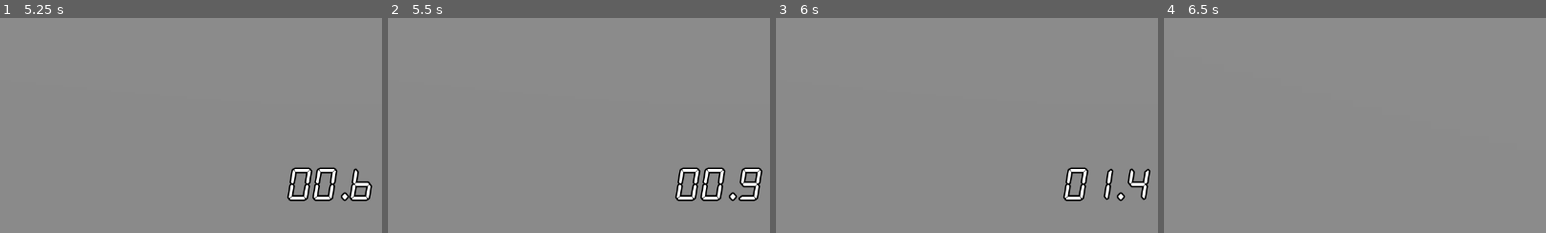
Above: before the commit, frames 1-4 (left to right).
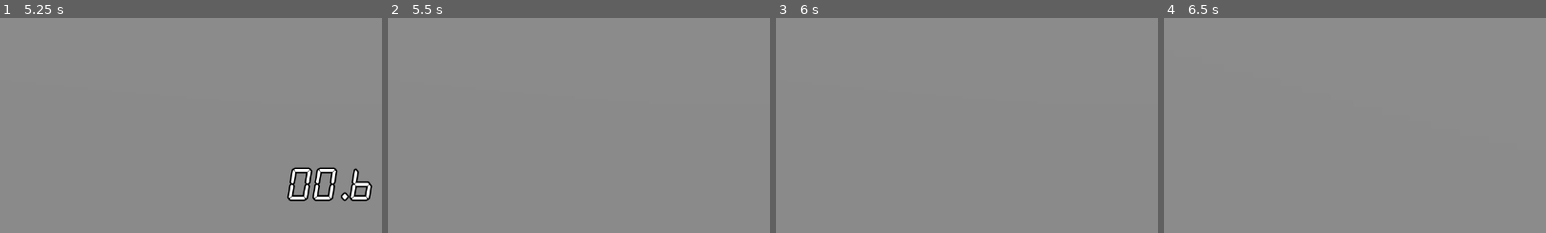
Above: after the commit, the same moments.

Repository: Laks0/weighted-dice-3d
Game: Godot game, scene res://Scenes/MainMenu/MainMenu.tscn
The game is run twice, just before and just after one commit, with the same random seed, the same clock (stepped at 60 frames per second) and the same inputs.
Inputs:
- Up to frame 1 (5.25 s): click "Vamo" at 0.5 s; click "Start" at 1.25 s; tap Enter (grab_mouse) at 2, 4.35 s; hold D (move_right_kb) 2.03-2.78 s; tap Backspace (die) at 2.1, 2.85, 3.8, 4.55 s; hold S (move_down_kb) 2.78-3.53 s; hold D (move_right_kb) 3.53-4.28 s; tap Alt (grab_kb2) at 3.6 s; hold W (move_up_kb) 4.28-5.03 s; tap Space at 5 s; hold A (move_left_kb) from 5.03 s (still down); tap Down (move_down_kb2) at 5.1 s
- Up to frame 2 (5.5 s): keep holding A (move_left_kb); tap Backspace (die) at 5.3 s
- Up to frame 3 (6 s): keep holding A (move_left_kb); tap Left (move_left_kb2) at 5.85 s
- Up to frame 4 (6.5 s): keep holding A (move_left_kb); tap Backspace (die) at 6.05 s
The pictures show only the part of the screen within x 6-56%, y 50-100%; the shares and areas given below are measured in that part.

Frame 1 is identical in both runs. In frame 2, 1.9% of the frame differs, in the area x 75-98%, y 69-86%; in frame 3, 1.3%; in frame 4, nothing differs.

Commit message:
Animación correcta cuando se mueren todos los monigotes

Diff:
--- a/Scenes/Arena/Arena.gd
+++ b/Scenes/Arena/Arena.gd
@@ -65,10 +65,8 @@
 	monigotes.erase(mon)
 
 	if monigotesAlive == 1:
-		await get_tree().create_timer(.8).timeout
 		emit_signal("gameEnded", monigotes[0])
 	if monigotesAlive == 0:
-		await get_tree().create_timer(.8).timeout
 		emit_signal("gameEnded", mon)
 
 func getMainLight() -> DirectionalLight3D:
--- a/Scenes/Arena/Arena2d.gd
+++ b/Scenes/Arena/Arena2d.gd
@@ -2,12 +2,8 @@
 
 func _ready():
 	%Arena.connect("gameEnded", $EndGameAnimation.startAnimation)
-	%Arena.connect("gameEnded", endGame)
 
 func _process(_delta):
 	%HiResTexture.texture = %Arena.getHiResTexture()
 	%HiResTexture.material.set_shader_parameter("fullTexture", %Arena.getFullTexture())
 	%HiResTexture.material.set_shader_parameter("lowTexture", %Arena.getLowResTexture())
-
-func endGame(_winner : Monigote):
-	get_tree().paused = true
--- a/Scenes/Arena/EndGameAnimation.gd
+++ b/Scenes/Arena/EndGameAnimation.gd
@@ -1,16 +1,31 @@
 extends Control
 
 @export var zoomScale : float = 3
+## Tiempo entre que alguien gana y se frena el juego
+@export var deadTime : float = .8
 
 func startAnimation(winner: Monigote):
+	# Hay que tener esta información apenas termina el juego por si se muere el
+	# monigote ganador en el tiempo hasta la animación
+	var winnerPos = winner.position
+	var winnerId = winner.player.id
+
+	%HUD.visible = false
+	await get_tree().create_timer(deadTime).timeout
+	get_tree().paused = true
+
+	# Si sigue existiendo el monigote, conseguimos su posición actual
+	if is_instance_valid(winner):
+		winnerPos = winner.position
+		winnerId = winner.player.id
+
 	$Background.texture = ImageTexture.create_from_image(
 	get_viewport().get_texture().get_image())
 
 	%HiResTexture.visible = false
 	%LowResContainer.visible = false
-	%HUD.visible = false
 
-	var zoomPos = %Arena.getScreenPos(winner.position)
+	var zoomPos = %Arena.getScreenPos(winnerPos)
 	zoomPos *= %LowResContainer.stretch_shrink
 
 	# Es más fácil hacer el zoom cuando el pivot offset está en el punto al que
@@ -19,12 +34,14 @@
 
 	var tween := create_tween().set_ease(Tween.EASE_OUT)
 
+	# Para atrás
 	tween.tween_property($Background, "scale", Vector2.ONE * .9, .1)
+	# Zoom
 	tween.tween_property($Background, "position", $WinnerPoint.position - zoomPos, .2)
 	tween.parallel().tween_property($Background, "scale", Vector2.ONE * zoomScale, .2)
 
 	# A poner luego en su lugar en la animación
-	BetHandler.settleBet(winner.player.id)
+	BetHandler.settleBet(winnerId)
 
 	$RoundEnd.setupBoard()
 	$RoundEnd.visible = true
